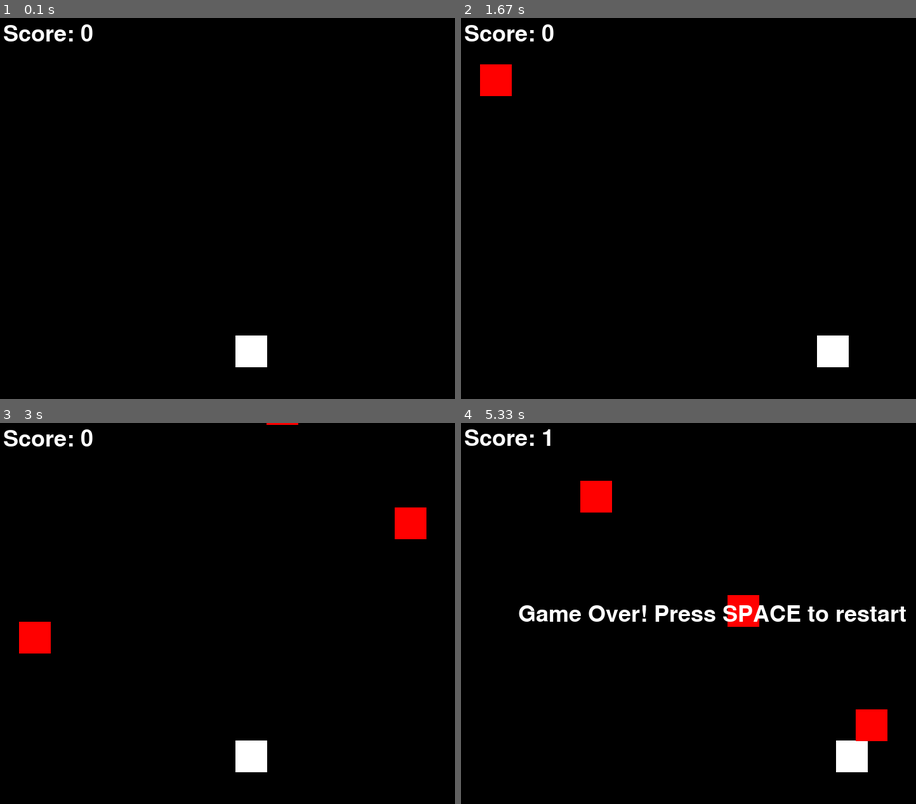
Above: before the commit, frames 1-4 (two rows, left to right).
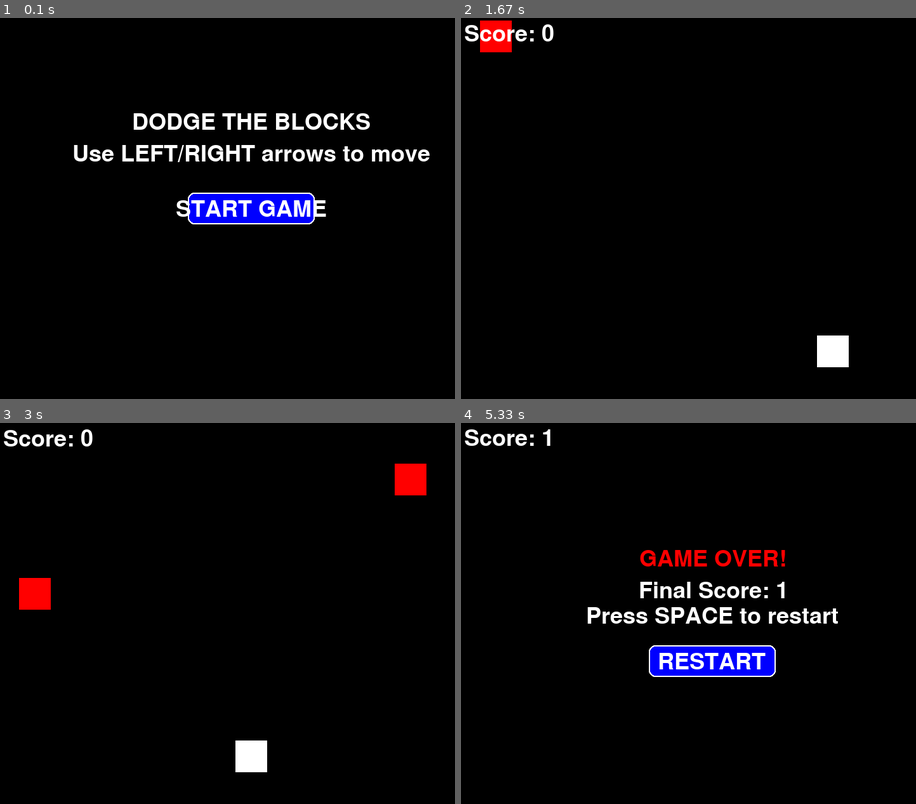
Above: after the commit, the same moments.

Repository: BaseModMaker/online-pygame
Game: pygame game, started from main.py
The game is run twice, just before and just after one commit, with the same random seed, the same clock (stepped at 60 frames per second) and the same inputs.
Inputs (mouse positions are in pixels of both pictures, inside the frame that each line leads up to):
- Up to frame 1 (0.1 s): no input
- Up to frame 2 (1.67 s): click (711, 208) at 0.38 s; hold Right 0.67-1.13 s; move the mouse to (715, 231) at 0.7 s; click (761, 292) at 1.22 s; hold Right from 1.5 s (still down)
- Up to frame 3 (3 s): release Right at 1.97 s; hold Left 2-2.53 s; hold Left 2.57-2.97 s
- Up to frame 4 (5.33 s): hold Right 3-3.63 s; hold Left 3.67-4.13 s; hold Right 4.17-4.63 s; hold Right 4.67-5.13 s; hold Left from 5.17 s (still down)

The runs differ from the first frame. In frame 1, 6.1% of the frame differs, in the area x 0-95%, y 1-92%; in frame 2, 1.1%; in frame 3, 2.4%; in frame 4, 7.8%, in the area x 12-98%, y 15-92%.

Commit message:
Remove unsupported autorun parameter from pygbag commands

Diff:
--- a/main.py
+++ b/main.py
@@ -1,6 +1,8 @@
 import asyncio
 import pygame.freetype
 import sys
+import os
+import platform
 
 # Initialize pygame
 pygame.init()
@@ -13,6 +15,9 @@
 WHITE = (255, 255, 255)
 BLACK = (0, 0, 0)
 RED = (255, 0, 0)
+BLUE = (0, 0, 255)
+GREEN = (0, 255, 0)
+GRAY = (150, 150, 150)
 
 # Player settings
 player_size = 50
@@ -30,11 +35,68 @@
 pygame.freetype.init()
 font = pygame.freetype.SysFont(None, 36)
 
+# Debug flag to help with development
+DEBUG = os.environ.get('PYGBAG_DEBUG', '0') == '1'
+
+# Detect if we're running in browser or locally
+RUNNING_IN_BROWSER = platform.system() == 'Emscripten'
+
+# Force showing startup screen - set to False to disable startup message
+ALWAYS_SHOW_STARTUP = False
+
+# Game state
+GAME_STATE_START_MENU = 0
+GAME_STATE_PLAYING = 1
+GAME_STATE_GAME_OVER = 2
+game_state = GAME_STATE_START_MENU
+
+def print_debug(message):
+    """Print debug messages if debug mode is on"""
+    if DEBUG:
+        print(f"[DEBUG] {message}")
+
+# Button class to create interactive buttons
+class Button:
+    def __init__(self, x, y, width, height, text, color, hover_color):
+        self.rect = pygame.Rect(x, y, width, height)
+        self.text = text
+        self.color = color
+        self.hover_color = hover_color
+        self.current_color = color
+        self.text_surface = font.render_to(pygame.Surface((width, height), pygame.SRCALPHA),
+                                         (width//2 - len(text)*8, height//2 - 15), text, WHITE)
+
+    def draw(self, screen):
+        pygame.draw.rect(screen, self.current_color, self.rect, border_radius=10)
+        pygame.draw.rect(screen, WHITE, self.rect, 2, border_radius=10)  # Button border
+
+        # Draw text
+        text_rect = font.get_rect(self.text)
+        font.render_to(screen,
+                     (self.rect.centerx - text_rect.width//2,
+                      self.rect.centery - text_rect.height//2),
+                     self.text, WHITE)
+
+    def is_hovered(self, pos):
+        return self.rect.collidepoint(pos)
+
+    def update(self, mouse_pos):
+        if self.is_hovered(mouse_pos):
+            self.current_color = self.hover_color
+        else:
+            self.current_color = self.color
+
 async def main():
+    print_debug("Game starting...")
+
     # Set up the game window
     screen = pygame.display.set_mode((WIDTH, HEIGHT))
     pygame.display.set_caption("Online Pygame Demo")
     clock = pygame.time.Clock()
+
+    # Create start button
+    start_button = Button(WIDTH//2 - 100, HEIGHT//2 - 25, 200, 50, "START GAME", BLUE, GREEN)
+    restart_button = Button(WIDTH//2 - 100, HEIGHT//2 + 50, 200, 50, "RESTART", BLUE, GREEN)
 
     # Game variables
     player_x = WIDTH // 2 - player_size // 2
@@ -46,21 +108,60 @@
 
     # Main game loop
     running = True
+    game_state = GAME_STATE_START_MENU
+
+    print_debug(f"Running in browser: {RUNNING_IN_BROWSER}")
+
     while running:
+        mouse_pos = pygame.mouse.get_pos()
+
         # Handle events
         for event in pygame.event.get():
             if event.type == pygame.QUIT:
                 running = False
-            if event.type == pygame.KEYDOWN and game_over:
-                if event.key == pygame.K_SPACE:
+            if event.type == pygame.KEYDOWN:
+                if event.key == pygame.K_ESCAPE:
+                    running = False
+                if event.key == pygame.K_SPACE and game_state == GAME_STATE_GAME_OVER:
                     # Reset the game
                     player_x = WIDTH // 2 - player_size // 2
                     player_y = HEIGHT - 2 * player_size
                     enemies = []
                     score = 0
-                    game_over = False
-
-        if not game_over:
+                    game_state = GAME_STATE_PLAYING
+
+            if event.type == pygame.MOUSEBUTTONDOWN:
+                if game_state == GAME_STATE_START_MENU and start_button.is_hovered(mouse_pos):
+                    game_state = GAME_STATE_PLAYING
+                elif game_state == GAME_STATE_GAME_OVER and restart_button.is_hovered(mouse_pos):
+                    # Reset the game
+                    player_x = WIDTH // 2 - player_size // 2
+                    player_y = HEIGHT - 2 * player_size
+                    enemies = []
+                    score = 0
+                    game_state = GAME_STATE_PLAYING
+
+        # Clear screen first
+        screen.fill(BLACK)
+
+        if game_state == GAME_STATE_START_MENU:
+            # Draw title
+            title_text = "DODGE THE BLOCKS"
+            title_rect = font.get_rect(title_text)
+            font.render_to(screen, (WIDTH//2 - title_rect.width//2, HEIGHT//4),
+                        title_text, WHITE)
+
+            # Draw instructions
+            inst_text = "Use LEFT/RIGHT arrows to move"
+            inst_rect = font.get_rect(inst_text)
+            font.render_to(screen, (WIDTH//2 - inst_rect.width//2, HEIGHT//4 + 50),
+                        inst_text, WHITE)
+
+            # Update and draw start button
+            start_button.update(mouse_pos)
+            start_button.draw(screen)
+
+        elif game_state == GAME_STATE_PLAYING:
             # Handle player movement
             keys = pygame.key.get_pressed()
             if keys[pygame.K_LEFT] and player_x > 0:
@@ -89,27 +190,46 @@
                     player_x + player_size > enemy[0] and
                     player_y < enemy[1] + enemy_size and
                     player_y + player_size > enemy[1]):
-                    game_over = True
-
-        # Draw everything
-        screen.fill(BLACK)
-
-        # Draw player
-        pygame.draw.rect(screen, WHITE, (player_x, player_y, player_size, player_size))
-
-        # Draw enemies
-        for enemy in enemies:
-            pygame.draw.rect(screen, RED, (enemy[0], enemy[1], enemy_size, enemy_size))
-
-        # Draw score
-        font.render_to(screen, (10, 10), f"Score: {score}", WHITE)
-
-        # Draw game over screen
-        if game_over:
-            text = "Game Over! Press SPACE to restart"
-            text_rect = font.get_rect(text)
-            font.render_to(screen, (WIDTH//2 - text_rect.width//2, HEIGHT//2 - text_rect.height//2),
-                           text, WHITE)
+                    game_state = GAME_STATE_GAME_OVER
+
+            # Draw player
+            pygame.draw.rect(screen, WHITE, (player_x, player_y, player_size, player_size))
+
+            # Draw enemies
+            for enemy in enemies:
+                pygame.draw.rect(screen, RED, (enemy[0], enemy[1], enemy_size, enemy_size))
+
+        elif game_state == GAME_STATE_GAME_OVER:
+            # Draw game over message
+            game_over_text = "GAME OVER!"
+            game_over_rect = font.get_rect(game_over_text)
+            font.render_to(screen, (WIDTH//2 - game_over_rect.width//2, HEIGHT//3),
+                         game_over_text, RED)
+
+            # Draw final score
+            final_score_text = f"Final Score: {score}"
+            final_score_rect = font.get_rect(final_score_text)
+            font.render_to(screen, (WIDTH//2 - final_score_rect.width//2, HEIGHT//3 + 50),
+                         final_score_text, WHITE)
+
+            # Draw instruction to restart
+            space_text = "Press SPACE to restart"
+            space_rect = font.get_rect(space_text)
+            font.render_to(screen, (WIDTH//2 - space_rect.width//2, HEIGHT//3 + 90),
+                         space_text, WHITE)
+
+            # Update and draw restart button
+            restart_button.update(mouse_pos)
+            restart_button.draw(screen)
+
+        # Always draw score if playing or game over
+        if game_state != GAME_STATE_START_MENU:
+            font.render_to(screen, (10, 10), f"Score: {score}", WHITE)
+
+        # Draw debug info if enabled
+        if DEBUG:
+            font.render_to(screen, (WIDTH - 150, 10), "DEBUG MODE", BLUE)
+            font.render_to(screen, (WIDTH - 150, 40), f"FPS: {int(clock.get_fps())}", GREEN)
 
         # Update display
         pygame.display.flip()
@@ -120,9 +240,11 @@
         # Allow other tasks to run (required for asyncio)
         await asyncio.sleep(0)
 
+    print_debug("Game exiting...")
     pygame.quit()
     sys.exit()
 
 # This setup works for both normal pygame and for pygbag
 if __name__ == "__main__":
+    print_debug("Starting game...")
     asyncio.run(main())
--- /dev/null
+++ b/pygbag.toml
@@ -0,0 +1,10 @@
+# Configuration for pygbag
+app_name = "Online Pygame Demo"
+archive = "online-pygame"
+build_path = "./build"
+ume_block = 0  # No user media engagement block
+autorun = 1    # Start automatically
+holdon = 0     # Don't wait for interaction
+width = 800
+height = 600
+debug = true   # Enable debug mode for better error messages
--- /dev/null
+++ b/run_local.py
@@ -0,0 +1,47 @@
+#!/usr/bin/env python
+"""
+Helper script to run Pygbag locally for development.
+This provides better diagnostics and configuration for local testing.
+"""
+import os
+import sys
+import subprocess
+import webbrowser
+from pathlib import Path
+
+def main():
+    """Run the Pygbag development server with optimal settings."""
+    print("Starting Pygbag development server...")
+
+    # Set environment variable for debugging
+    os.environ["PYGBAG_DEBUG"] = "1"
+
+    # Build command with all the optimal flags for local development
+    cmd = [
+        "pygbag",
+        "--port", "8000",
+        "--app_name", "Online Pygame Demo",  # Fixed: changed from --app-name to --app_name
+        "--ume_block", "0",    # No user media engagement block (no click required to start)
+        "--no_opt",            # Fixed: changed from --no-opt to --no_opt
+        "main.py"
+    ]
+
+    print(f"Running command: {' '.join(cmd)}")
+
+    # Start pygbag
+    process = subprocess.Popen(cmd)
+
+    # Open browser after a short delay
+    try:
+        print("Opening http://localhost:8000 in browser...")
+        webbrowser.open("http://localhost:8000")
+
+        # Wait for the process to complete (Ctrl+C to exit)
+        process.wait()
+    except KeyboardInterrupt:
+        print("\nShutting down development server...")
+        process.terminate()
+        sys.exit(0)
+
+if __name__ == "__main__":
+    main()
Not shown, changed: .github/workflows/deploy.yml
Not shown, changed: index.html
